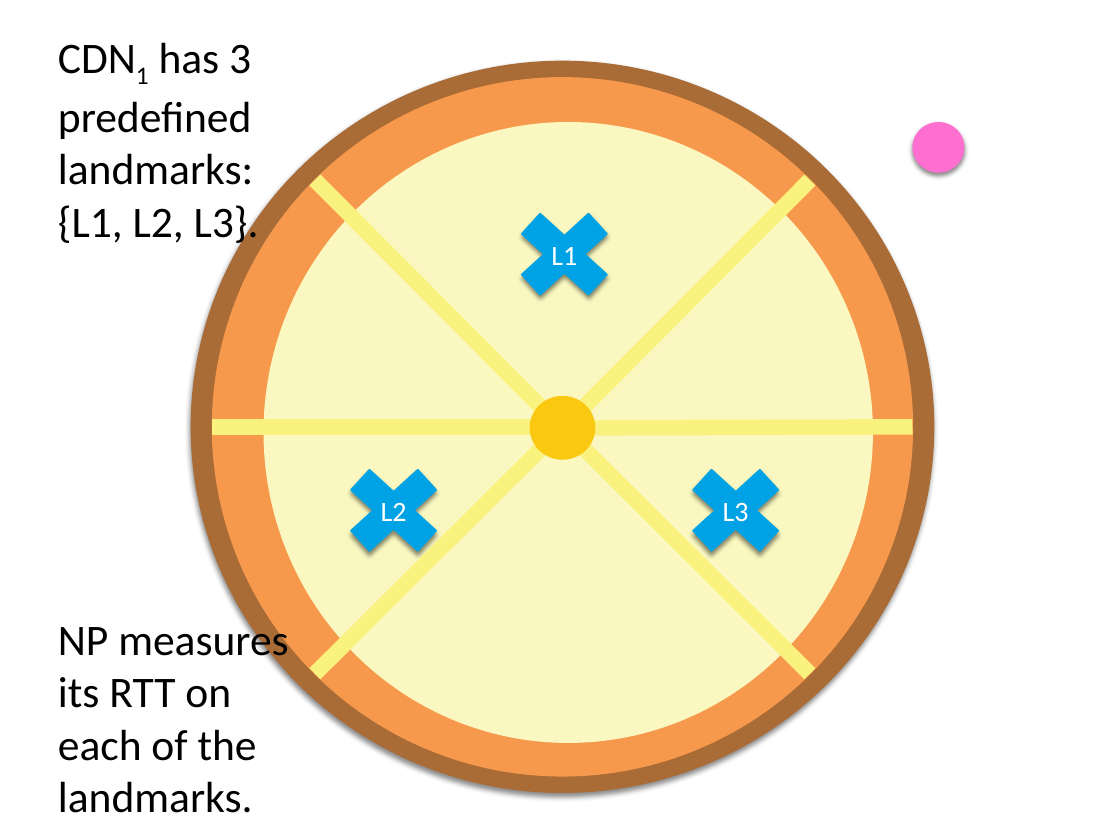
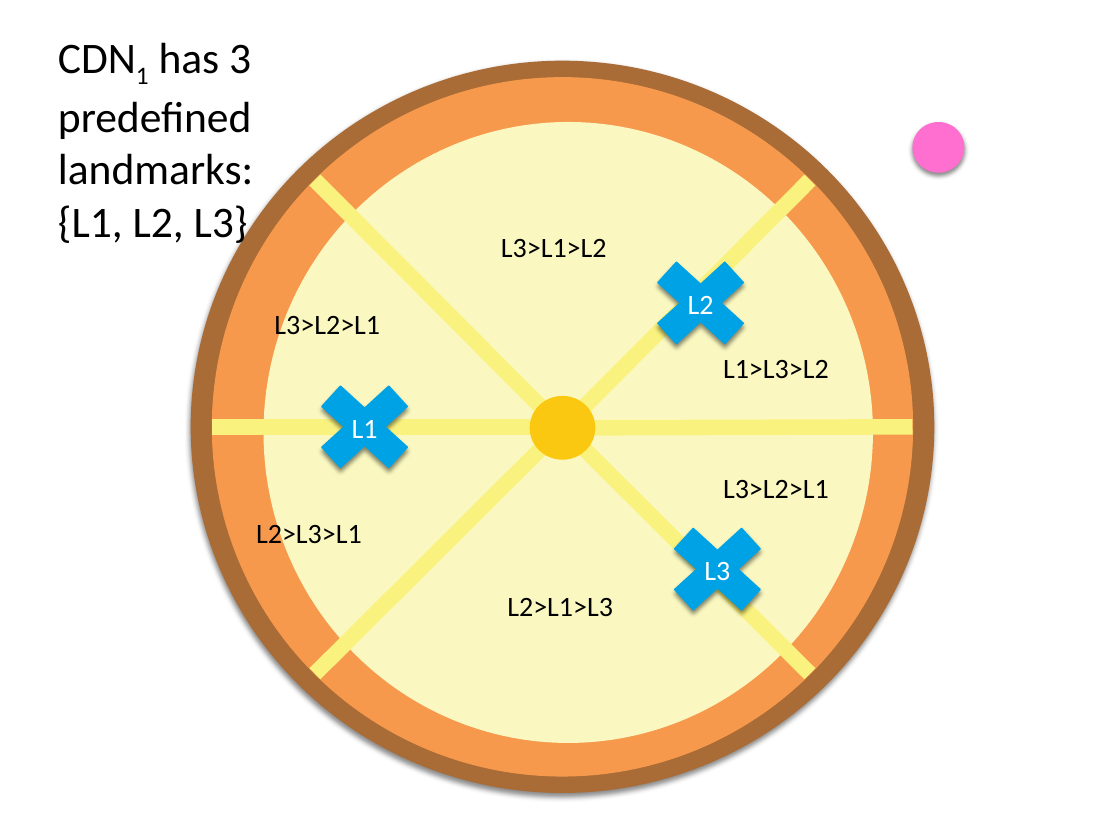
Before and after one commit to janeriongcol/ndsg-chupacabra, a slide deck: slide 54 of Presentations/Mock Presentation.pptx. Drawn at 1120x840 pixels with LibreOffice and Linux fonts; fonts in the diff are those of the drawing. Boxes give left, top, right and bottom in pixels: in the first picture for what was removed or moved away, otherwise in the second. Text is boxed around its words. In the diff, an @@ line names an element or a change of style, - is before the commit and + after.

```diff
--- a/Presentations/Mock Presentation.pptx
+++ b/Presentations/Mock Presentation.pptx
@@ text at (x1=58, y1=42, x2=253, y2=248): text changed @@
-CDN1 has 3 predefined landmarks:
-{L1, L2, L3}.
-NP measures its RTT on each of the
-landmarks.
+CDN1 has 3 predefined landmarks:
+{L1, L2, L3}
@@ text added at (x1=501, y1=239, x2=607, y2=258), 18 pt, text #000000 @@
+L3>L1>L2
@@ cross "L2" moved from (x1=329, y1=451, x2=458, y2=569) to (x1=636, y1=244, x2=765, y2=362) @@
@@ text added at (x1=274, y1=311, x2=380, y2=341), 18 pt, text #000000 @@
+L3>L2>L1
@@ cross "L1" moved from (x1=500, y1=195, x2=628, y2=312) to (x1=300, y1=368, x2=429, y2=486) @@
@@ text added at (x1=723, y1=360, x2=829, y2=379), 18 pt, text #000000 @@
+L1>L3>L2
@@ text added at (x1=723, y1=480, x2=829, y2=498), 18 pt, text #000000 @@
+L3>L2>L1
@@ text added at (x1=256, y1=520, x2=362, y2=550), 18 pt, text #000000 @@
+L2>L3>L1
@@ cross "L3" moved from (x1=671, y1=451, x2=800, y2=569) to (x1=653, y1=511, x2=782, y2=628) @@
@@ text added at (x1=507, y1=598, x2=613, y2=616), 18 pt, text #000000 @@
+L2>L1>L3
```
Also in this commit, not shown: 15 other slides changed, 3 slides added.
